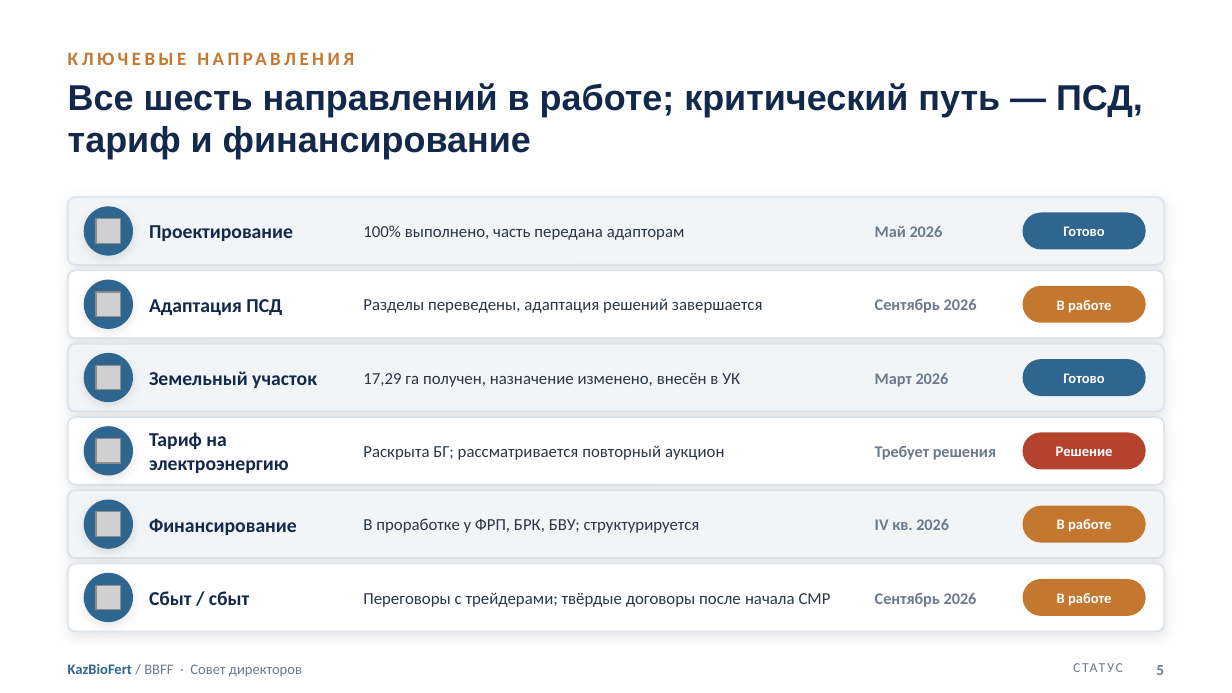
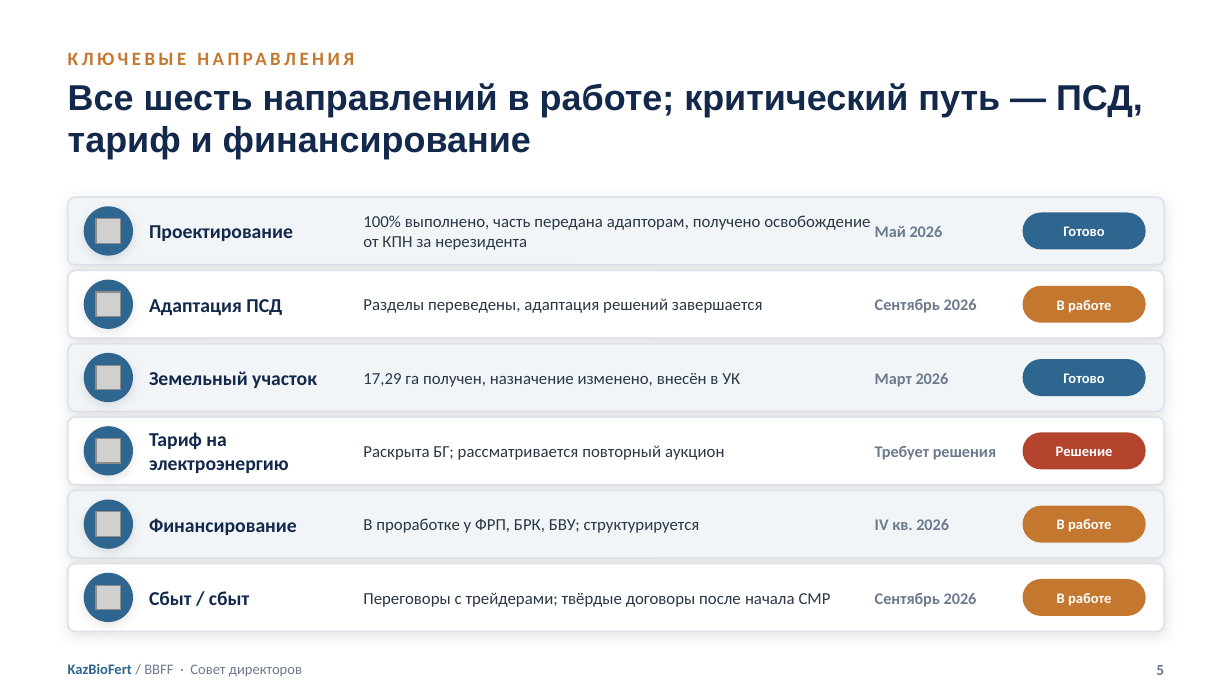
Before and after one commit to aoobakirov/board-presentation, a slide deck: slide 5 of KazBioFert_Board_Presentation_FINAL_20260709.pptx. Drawn at 1232x693 pixels with LibreOffice and Linux fonts; fonts in the diff are those of the drawing; grey boxes stand for pictures. Boxes give left, top, right and bottom in pixels: in the first picture for what was removed or moved away, otherwise in the second. Text is boxed around its words. In the diff, an @@ line names an element or a change of style, - is before the commit and + after.

```diff
--- a/KazBioFert_Board_Presentation_FINAL_20260709.pptx
+++ b/KazBioFert_Board_Presentation_FINAL_20260709.pptx
@@ text at [363, 215, 870, 250]: text changed @@
-100% выполнено, часть передана адапторам
+100% выполнено, часть передана адапторам, получено освобождение от КПН за нерезидента
@@ text removed at [995, 649, 1201, 686] @@
-СТАТУС
```
Also in this commit, not shown: 12 other slides changed, 3 other files.
